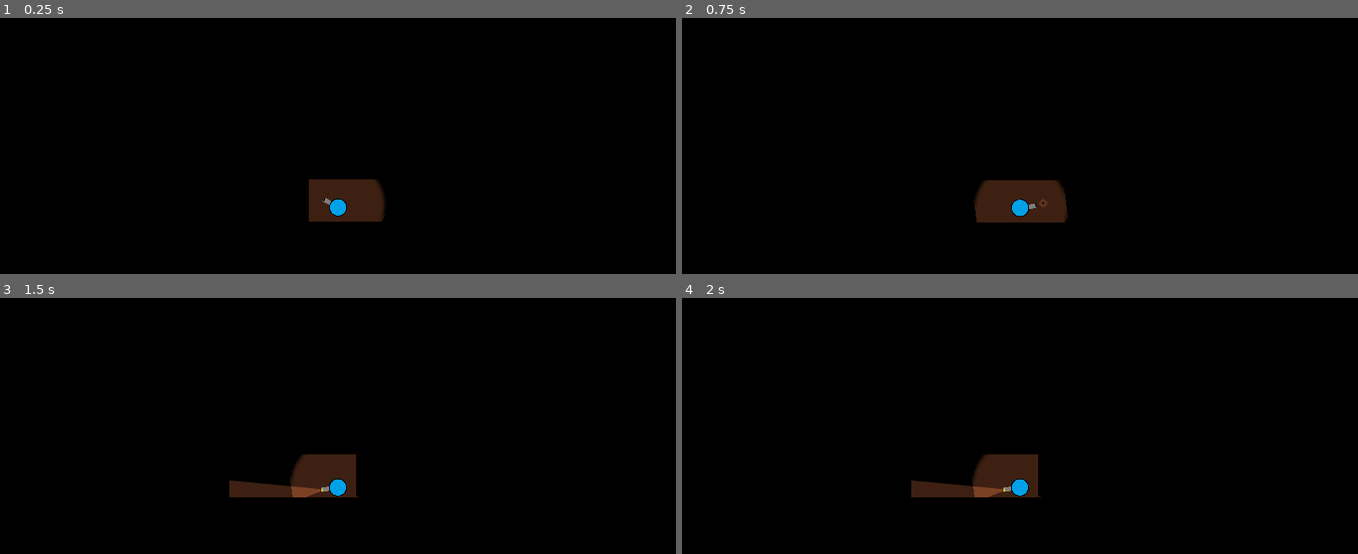
Above: before the commit, frames 1-4 (two rows, left to right).
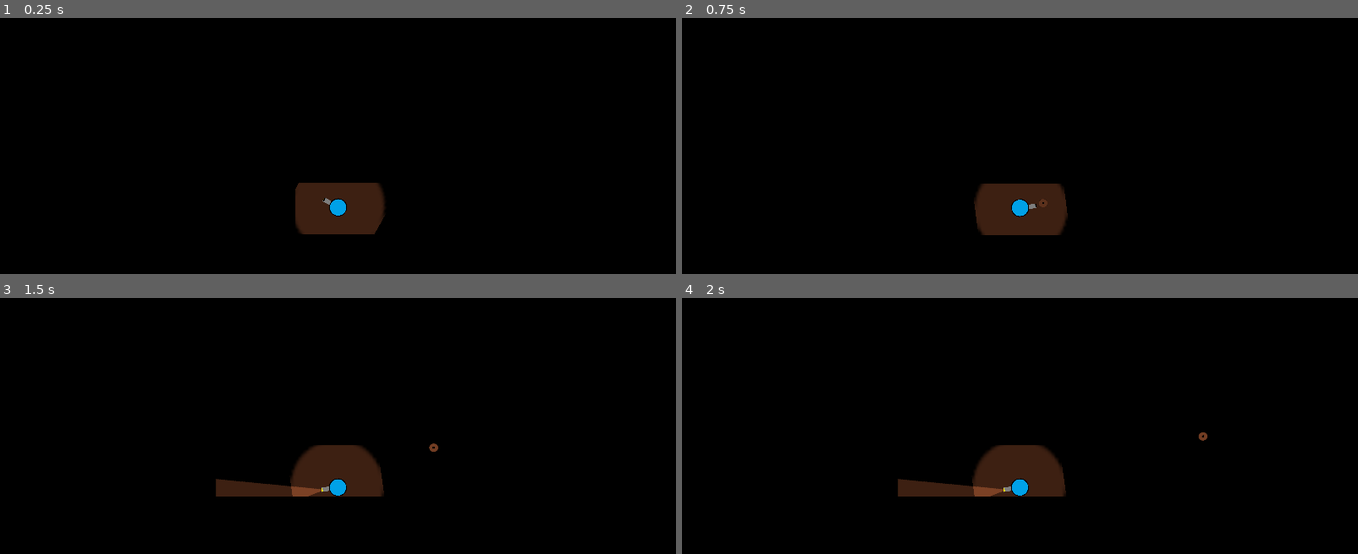
Above: after the commit, the same moments.

Repository: Jey-but-on-github/TP-2-jeux-2D
Game: Godot game, scene res://Scene/Maps/Lvl3.tscn
The game is run twice, just before and just after one commit, with the same random seed, the same clock (stepped at 60 frames per second) and the same inputs. This scene is started directly instead of the project's main scene.
Inputs (mouse positions are in pixels of both pictures, inside the frame that each line leads up to):
- Up to frame 1 (0.25 s): no input
- Up to frame 2 (0.75 s): tap Enter at 0.5 s; move the mouse to (1168, 189) at 0.52 s; hold D (right) from 0.53 s (still down); tap F (fire) at 0.6 s
- Up to frame 3 (1.5 s): move the mouse to (202, 507) at 1.27 s; release D (right) at 1.28 s; hold S (down) from 1.28 s (still down); tap Z (switch) at 1.35 s
- Up to frame 4 (2 s): keep holding S (down)

The runs differ from the first frame. In frame 1, 1.0% of the frame differs, in the area x 43-57%, y 63-85%; in frame 2, 0.8%; in frame 3, 1.1%; in frame 4, 1.1%, in the area x 31-78%, y 52-78%.

Commit message:
final tweaks

Diff:
--- a/Scene/Maps/Lvl2.tscn
+++ b/Scene/Maps/Lvl2.tscn
@@ -32,7 +32,7 @@
 scale = Vector2( 1, 2 )
 
 [node name="Mur4" parent="." instance=ExtResource( 2 )]
-position = Vector2( 456, 248 )
+position = Vector2( 507.999, 248 )
 scale = Vector2( 3, -0.217 )
 
 [node name="Mur5" parent="." instance=ExtResource( 2 )]
@@ -62,7 +62,6 @@
 [node name="Mur11" parent="." instance=ExtResource( 2 )]
 position = Vector2( 368, 968 )
 scale = Vector2( 5, 0.5 )
-
 
 [node name="Mur13" parent="." instance=ExtResource( 2 )]
 position = Vector2( 912, 632 )
@@ -115,15 +114,22 @@
 [node name="Exit1" parent="." instance=ExtResource( 6 )]
 position = Vector2( 1232, 1088 )
 next_scene = "res://Scene/Maps/Lvl3.tscn"
-collision_layer = 1
 
 [node name="Mur22" parent="." instance=ExtResource( 2 )]
 position = Vector2( 1248, 1120 )
 scale = Vector2( 0.5, 0.2 )
 collision_layer = 1
 
+[node name="Mur12" parent="." instance=ExtResource( 2 )]
+position = Vector2( -243.25, 731.494 )
+scale = Vector2( 1, 2 )
+
 [node name="CanvasModulate" type="CanvasModulate" parent="."]
 position = Vector2( 15.1021, 15.1021 )
+color = Color( 0, 0, 0, 1 )
+
+[node name="Ennemi" parent="." instance=ExtResource( 3 )]
+position = Vector2( 1023.74, 172.248 )
 
 [node name="music" type="AudioStreamPlayer" parent="."]
 stream = ExtResource( 7 )
--- a/Scene/Maps/Lvl3.tscn
+++ b/Scene/Maps/Lvl3.tscn
@@ -11,7 +11,7 @@
 [node name="level3" type="Node"]
 
 [node name="Sprite" type="Sprite" parent="."]
-position = Vector2( 1.05945, 13.7731 )
+position = Vector2( -206.4, -59.1644 )
 scale = Vector2( 12.8492, -12.6721 )
 texture = ExtResource( 3 )
 
@@ -36,10 +36,6 @@
 position = Vector2( 756.172, -456.462 )
 scale = Vector2( -0.537729, 1.58437 )
 
-[node name="Mur69" parent="." instance=ExtResource( 1 )]
-position = Vector2( 1802.31, -88.2939 )
-scale = Vector2( -0.537729, 1.58437 )
-
 [node name="Mur70" parent="." instance=ExtResource( 1 )]
 position = Vector2( 2208.68, 565.715 )
 scale = Vector2( -0.537729, 1.58437 )
@@ -140,10 +136,6 @@
 position = Vector2( 1904.96, 307.695 )
 scale = Vector2( 0.199556, 2.74122 )
 
-[node name="Mur19" parent="." instance=ExtResource( 1 )]
-position = Vector2( 1051.8, 414.044 )
-scale = Vector2( 0.188547, 2.09608 )
-
 [node name="Mur16" parent="." instance=ExtResource( 1 )]
 position = Vector2( 1904.96, 1212.37 )
 scale = Vector2( 0.199556, 3.18122 )
@@ -232,10 +224,6 @@
 position = Vector2( 1435.24, -3959.73 )
 scale = Vector2( -1.44766, 8.52085 )
 
-[node name="Mur43" parent="." instance=ExtResource( 1 )]
-position = Vector2( 1410.55, 744.654 )
-scale = Vector2( 10.0323, 0.720853 )
-
 [node name="Mur44" parent="." instance=ExtResource( 1 )]
 position = Vector2( 4646.27, 710.713 )
 scale = Vector2( 3.59234, 0.720853 )
@@ -300,14 +288,6 @@
 position = Vector2( -446.739, 9924.99 )
 scale = Vector2( 2.11234, 10.2809 )
 
-[node name="Mur60" parent="." instance=ExtResource( 1 )]
-position = Vector2( 527.576, 322.977 )
-scale = Vector2( 0.752339, 2.0809 )
-
-[node name="Mur61" parent="." instance=ExtResource( 1 )]
-position = Vector2( 1359.24, 109.543 )
-scale = Vector2( 6.27234, 0.680899 )
-
 [node name="Mur62" parent="." instance=ExtResource( 1 )]
 position = Vector2( 4125.03, 114.883 )
 scale = Vector2( 6.27234, 0.680899 )
@@ -429,7 +409,7 @@
 scale = Vector2( 0.180792, -0.555133 )
 
 [node name="Player" parent="." instance=ExtResource( 2 )]
-position = Vector2( 137.907, 595.355 )
+position = Vector2( 175.064, 584.56 )
 
 [node name="Camera2D" type="Camera2D" parent="Player"]
 position = Vector2( -0.309006, -0.99823 )
@@ -438,13 +418,14 @@
 
 [node name="CanvasModulate" type="CanvasModulate" parent="."]
 position = Vector2( -7487.69, 7940.93 )
+color = Color( 0, 0, 0, 1 )
 
 [node name="Clé" parent="." instance=ExtResource( 5 )]
 position = Vector2( -673.261, 1542.99 )
 scale = Vector2( 0.127078, 0.143726 )
 
 [node name="KinematicBody2D" parent="." instance=ExtResource( 6 )]
-position = Vector2( -830.806, 918.259 )
+position = Vector2( -339.582, 899.672 )
 collision_layer = 1
 
 [node name="KinematicBody2D2" parent="." instance=ExtResource( 6 )]
@@ -525,7 +506,6 @@
 
 [node name="CanvasModulate" type="CanvasModulate" parent="."]
 color = Color( 0, 0, 0, 1 )
-collision_layer = 1
 
 [node name="KinematicBody2D12" parent="." instance=ExtResource( 6 )]
 position = Vector2( 3825.85, 9140.69 )
@@ -674,3 +654,7 @@
 [node name="music" type="AudioStreamPlayer" parent="."]
 stream = ExtResource( 7 )
 autoplay = true
+
+[node name="Mur19" parent="." instance=ExtResource( 1 )]
+position = Vector2( 326.294, 853.976 )
+scale = Vector2( 0.208, 1 )
--- a/Scene/Maps/Lvl4.tscn
+++ b/Scene/Maps/Lvl4.tscn
@@ -11,7 +11,7 @@
 [node name="level4" type="Node"]
 
 [node name="Sprite" type="Sprite" parent="."]
-position = Vector2( 802.811, 373.074 )
+position = Vector2( 800, 376 )
 scale = Vector2( 40.1351, 39.5139 )
 texture = ExtResource( 2 )
 
